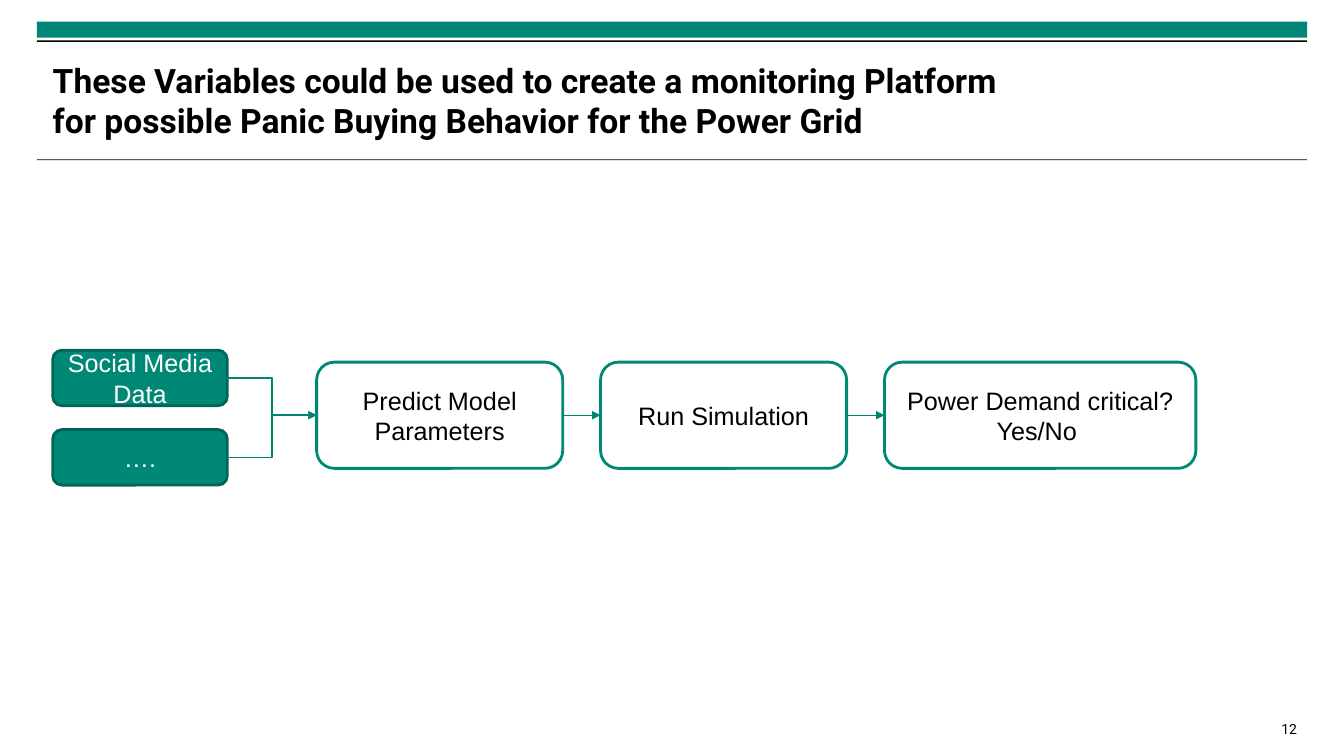
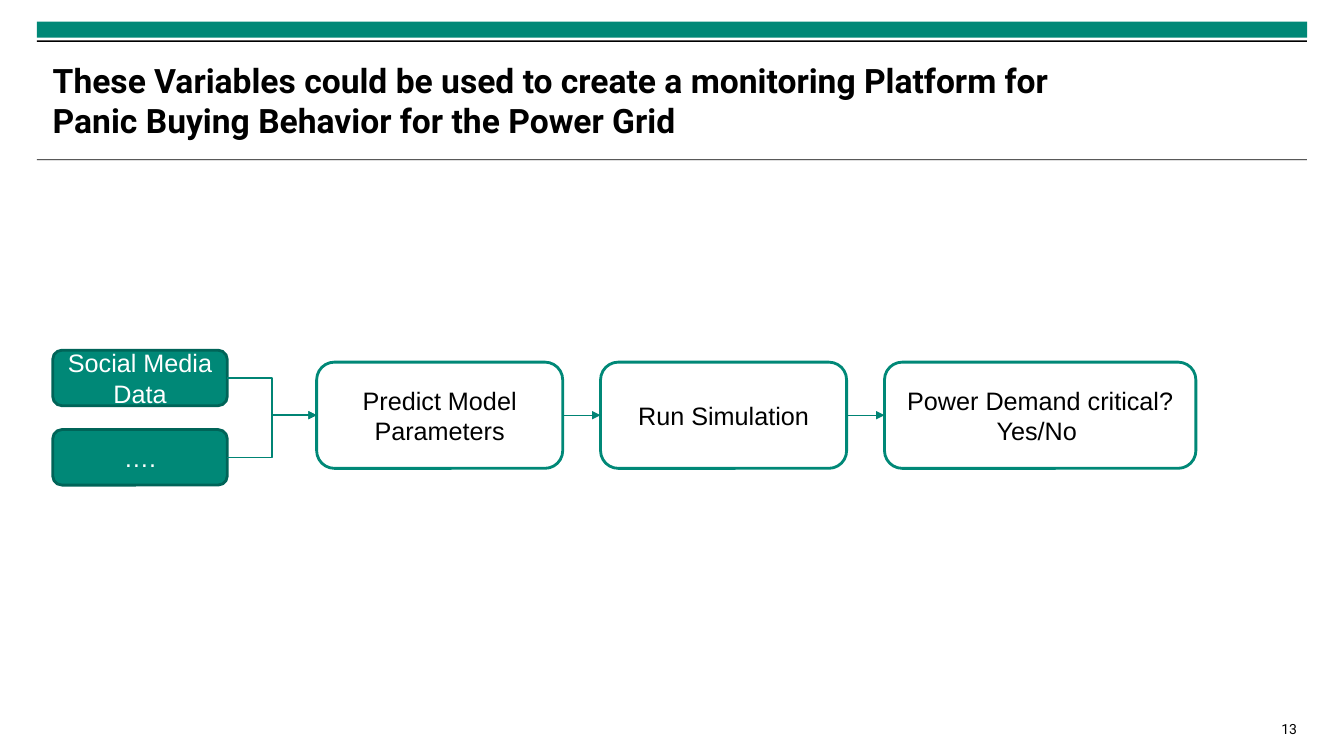
Before and after one commit to isabella-grieser/Modeling-and-Monitoring-Social-Media-Dynamics-to-predict-Electricity-Demand-Peaks, a slide deck: slide 13 of presentations/Zwischenpräsentation.pptx (slide 12 before the commit). Drawn at 1344x756 pixels with LibreOffice and Linux fonts; fonts in the diff are those of the drawing; background and template pictures are left out. Boxes give left, top, right and bottom in pixels: in the first picture for what was removed or moved away, otherwise in the second. Text is boxed around its words. In the diff, an @@ line names an element or a change of style, - is before the commit and + after.

```diff
--- a/presentations/Zwischenpräsentation.pptx
+++ b/presentations/Zwischenpräsentation.pptx
@@ title at [53, 67, 1048, 140]: text changed @@
-These Variables could be used to create a monitoring Platform for possible Panic Buying Behavior for the Power Grid
+These Variables could be used to create a monitoring Platform for Panic Buying Behavior for the Power Grid
@@ page number at [1281, 724, 1297, 734]: text changed @@
-12
+13
```
Also in this commit, not shown: 11 other slides changed, 1 slide added, 9 other files.
